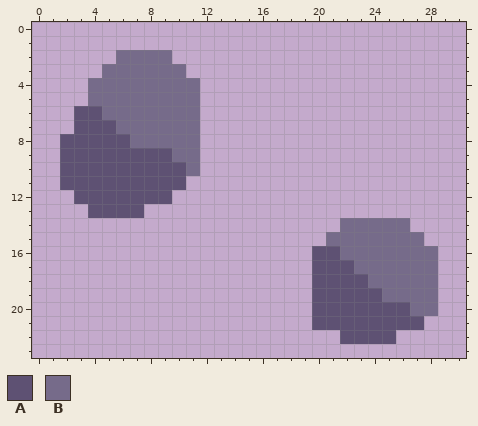
Two versions of one pixel-art sprite, sprites/blocks/environment/ore-obsidian1.png. This is how it looked before the edit.
The file is 32x32 pixels. Shown: x 0..30, y 0..23.
Palette (. is transparent): A #5e5173  B #766b8a
Pixels before, first column x 2:
 2 ....BBBB...................
 3 ...BBBBBB..................
 4 ..BBBBBBBB.................
 5 ..BBBBBBBB.................
 6 .AABBBBBBB.................
 7 .AAABBBBBB.................
 8 AAAAABBBBB.................
 9 AAAAAAAABB.................
10 AAAAAAAAAB.................
11 AAAAAAAAA..................
12 .AAAAAAA...................
13 ..AAAA.....................
14 ....................BBBBB..
15 ...................BBBBBBB.
16 ..................AABBBBBBB
17 ..................AAABBBBBB
18 ..................AAAABBBBB
19 ..................AAAAABBBB
20 ..................AAAAAAABB
21 ..................AAAAAAAA.
22 ....................AAAA...
New version:
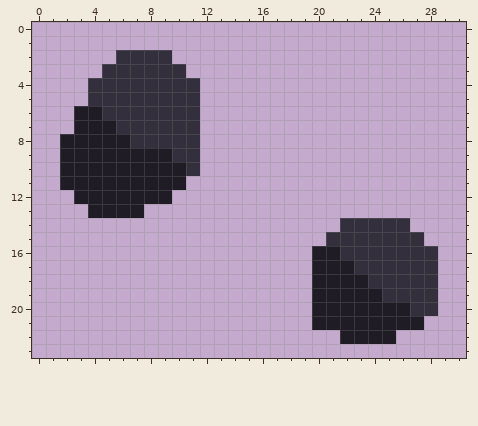
The exact change:
Colour A changes from #5e5173 to #1f1c25.
Colour B changes from #766b8a to #342f3d.
Where, in picture pixels (left, top, right, bottom), the same in both pictures:
changed: (60, 50, 200, 218)
changed: (312, 218, 438, 344)
